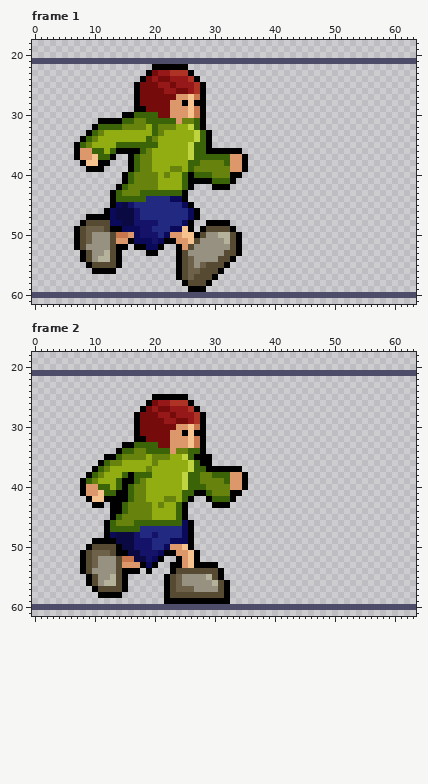
Edited in one commit: pixel-art file (Assets/Sprites/unmaskedGuyRun.aseprite). This is how it looked before the edit.
64x64 pixels, 2 frames. Colours within 5 levels of each other are drawn and written as one. Shown: frame 1: x 0..63, y 18..61; frame 2: x 0..63, y 18..61. The commit also changed other frames, which this record leaves out.
The result:
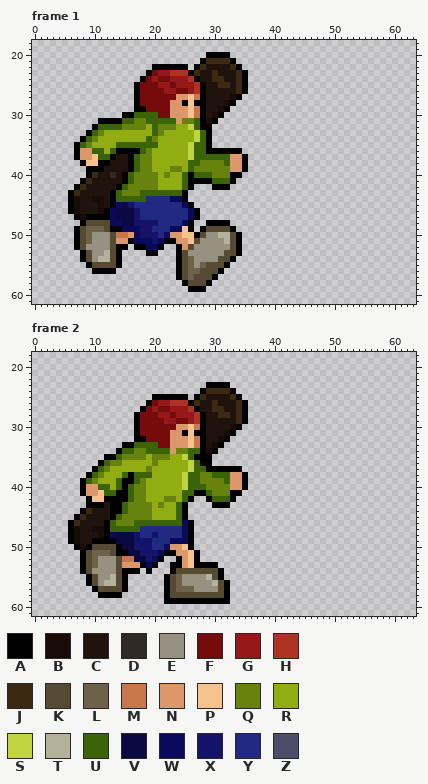
Palette (. is transparent): A #000000  B #190b08  C #20130d  D #302a27  E #969180  F #760b0b  G #961818  H #ae3325  J #3b2a11  K #574a32  L #6e6149  M #c8764c  N #dc986a  P #f6c28d  Q #67830d  R #91ad12  S #c0d440  T #b5b29c  U #3b6409  V #0a0942  W #0b0a5a  X #151369  Y #212981  Z #4d4c69
From the commit log: unmasked run completed and idle improved
From old to new:
layer "Layer 3" now hidden
layer "Layer 4" added
Frame 1:
The edit adds colour A in row 20 at x 29 to 32; in row 22 at x 27 and 34; in rows 23 to 26 at x 35; in row 27 at x 34; in row 28 at x 33; in row 29 at x 32.
The edit adds colour A in row 30 at x 31; in row 31 at x 30; in row 32 at x 29; in row 40 at x 9; in row 41 at x 8; in row 42 at x 7.
The edit adds colour A in rows 43 to 46 at x 6; in row 47 at x 7.
Colour Z gives way to colour A in row 21 at x 28 and 33.
The edit adds colour B in row 27 at x 33; in row 28 at x 32; in row 29 at x 31; in row 30 at x 30; in row 31 at x 29; in row 44 at x 7 and 10 to 11.
The edit adds colour B in rows 45 to 46 at x 7 and 11; in row 47 at x 8.
The edit adds colour C in row 22 at x 29 to 32; in row 23 at x 28 to 29 and 31 to 33; in row 24 at x 28 to 29 and 32 to 33; in row 25 at x 29 to 30 and 33; in row 26 at x 29 to 33; in row 27 at x 29 to 32.
The edit adds colour C in row 28 at x 29 to 31; in row 29 at x 29 to 30; in row 30 at x 29; in row 37 at x 14 to 15; in row 38 at x 13 to 15; in row 39 at x 12 to 15.
The edit adds colour C in row 40 at x 11 to 12 and 14; in row 41 at x 10 to 14; in row 42 at x 9 to 13; in row 43 at x 8 to 12; in row 44 at x 8 to 9 and 12; in row 45 at x 8 to 10 and 12.
The edit adds colour C in row 46 at x 8 to 10.
The edit adds colour D in row 40 at x 13.
The edit adds colour J in row 22 at x 28 and 33; in row 23 at x 27, 30 and 34; in row 24 at x 30 to 31 and 34; in row 25 at x 31 to 32 and 34; in row 26 at x 34; in row 40 at x 10.
The edit adds colour J in row 41 at x 9; in row 42 at x 8; in row 43 at x 7.
Colour Z gives way to colour J in row 21 at x 29 to 32.
The author cleared colour Z in row 21 at x 0 to 27 and 34 to 63; in row 60 at x 0 to 63.
Frame 2:
The edit adds colour A in row 23 at x 29 to 32; in row 24 at x 28 and 33; in row 25 at x 27 and 34; in rows 26 to 29 at x 35; in row 30 at x 34; in row 31 at x 33.
The edit adds colour A in row 32 at x 32; in row 33 at x 31; in row 34 at x 30; in row 43 at x 9; in row 44 at x 8; in row 45 at x 7.
The edit adds colour A in rows 46 to 49 at x 6; in row 50 at x 7.
The edit adds colour B in row 30 at x 33; in row 31 at x 32; in row 32 at x 31; in row 33 at x 30; in row 34 at x 29; in row 47 at x 7 and 10 to 11.
The edit adds colour B in row 48 at x 7 and 11; in row 49 at x 7; in row 50 at x 8.
The edit adds colour C in row 25 at x 29 to 32; in row 26 at x 28 to 29 and 31 to 33; in row 27 at x 28 to 29 and 32 to 33; in row 28 at x 29 to 30 and 33; in row 29 at x 29 to 33; in row 30 at x 29 to 32.
The edit adds colour C in row 31 at x 29 to 31; in row 32 at x 29 to 30; in row 33 at x 29; in row 43 at x 12; in row 44 at x 10 to 12; in row 45 at x 9 to 12.
The edit adds colour C in row 46 at x 8 to 11; in row 47 at x 8 to 9; in row 48 at x 8 to 10; in row 49 at x 8 to 9.
The edit adds colour J in row 24 at x 29 to 32; in row 25 at x 28 and 33; in row 26 at x 27, 30 and 34; in row 27 at x 30 to 31 and 34; in row 28 at x 31 to 32 and 34; in row 29 at x 34.
The edit adds colour J in row 44 at x 9; in row 45 at x 8; in row 46 at x 7.
The author cleared colour Z in row 21 at x 0 to 63; in row 60 at x 0 to 63.
